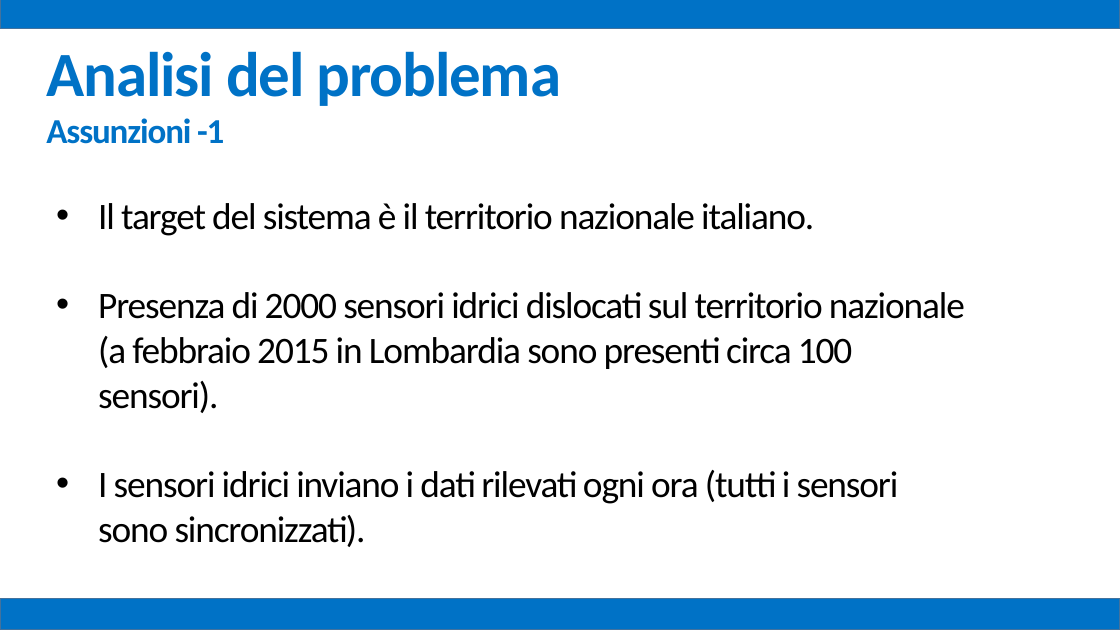
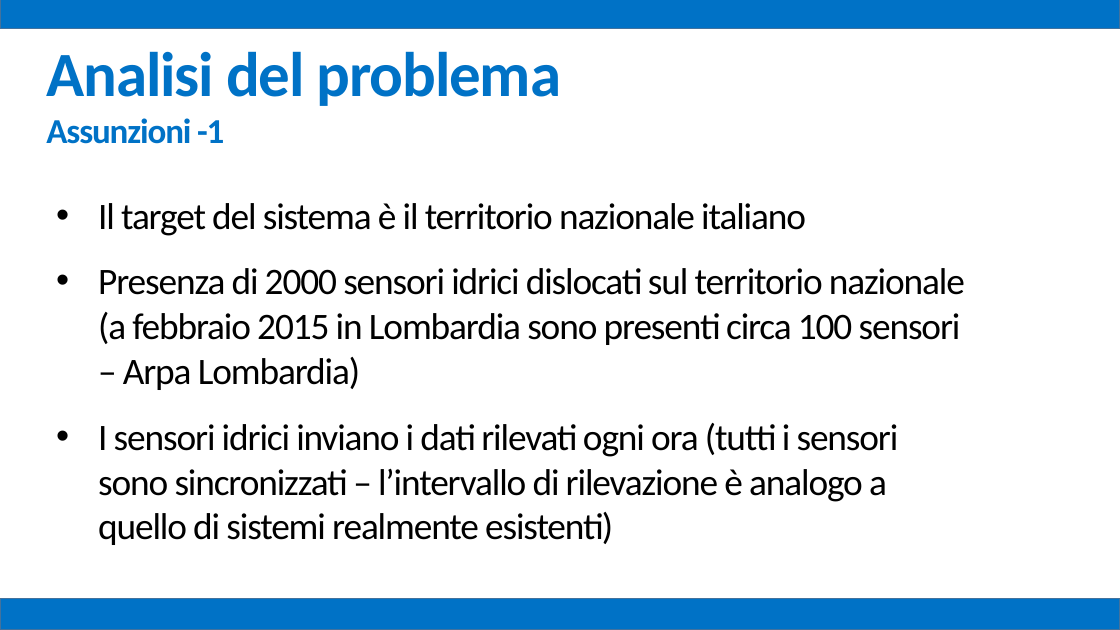
Before and after one commit to mz1991/ProgettoFebbraio2015, a slide deck: slide 8 of Febbraio 2015.pptx. Drawn at 1120x630 pixels with LibreOffice and Linux fonts; fonts in the diff are those of the drawing. Boxes give left, top, right and bottom in pixels: in the first picture for what was removed or moved away, otherwise in the second. Text is boxed around its words. In the diff, an @@ line names an element or a change of style, - is before the commit and + after.

Commit message:
presentazione

```diff
--- a/Febbraio 2015.pptx
+++ b/Febbraio 2015.pptx
@@ text at [98,203,965,545]: text changed @@
-• Il target del sistema è il territorio nazionale italiano.
-• Presenza di 2000 sensori idrici dislocati sul territorio nazionale (a febbraio 2015 in Lombardia sono presenti circa 100 sensori).
-• I sensori idrici inviano i dati rilevati ogni ora (tutti i sensori sono sincronizzati).
+• Il target del sistema è il territorio nazionale italiano
+• Presenza di 2000 sensori idrici dislocati sul territorio nazionale (a febbraio 2015 in Lombardia sono presenti circa 100 sensori – Arpa Lombardia)
+• I sensori idrici inviano i dati rilevati ogni ora (tutti i sensori sono sincronizzati – l’intervallo di rilevazione è analogo a quello di sistemi realmente esistenti)
```
Also in this commit, not shown: 16 other slides changed, 1 slide added, 6 other files.
